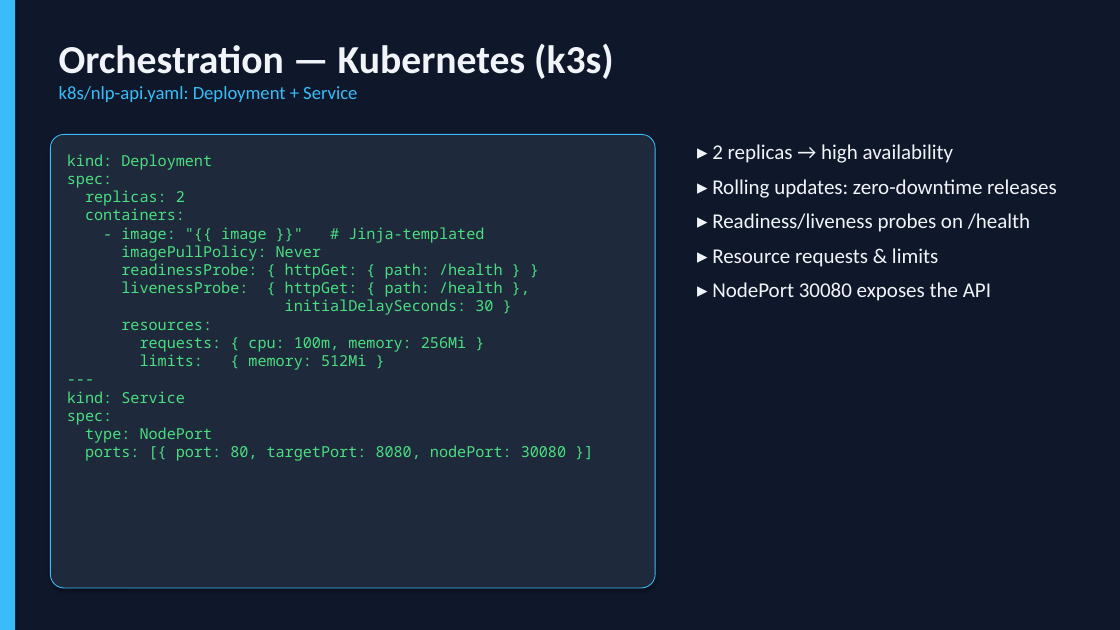
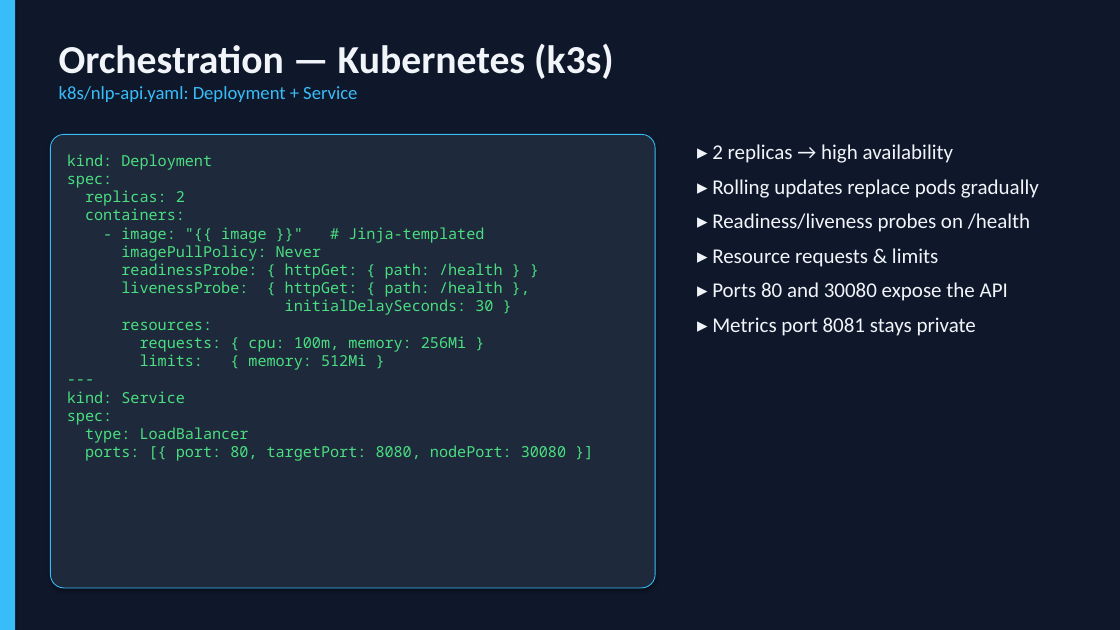
Before and after one commit to chaitanyasai9666/Devops-project, a slide deck: slide 11 of NLP_API_DevOps_Presentation.pptx (slide 10 before the commit). Drawn at 1120x630 pixels with LibreOffice and Linux fonts; fonts in the diff are those of the drawing. Boxes give left, top, right and bottom in pixels: in the first picture for what was removed or moved away, otherwise in the second. Text is boxed around its words. In the diff, an @@ line names an element or a change of style, - is before the commit and + after.

```diff
--- a/NLP_API_DevOps_Presentation.pptx
+++ b/NLP_API_DevOps_Presentation.pptx
@@ text at (712, 179, 1039, 198): text changed @@
-▸ Rolling updates: zero-downtime releases
+▸ Rolling updates replace pods gradually
@@ text at (712, 282, 1008, 336): text changed @@
-▸ NodePort 30080 exposes the API
+▸ Ports 80 and 30080 expose the API
+▸ Metrics port 8081 stays private
@@ text in rounded rectangle at (85, 427, 249, 443): text changed @@
-type: NodePort
+type: LoadBalancer
```
Also in this commit, not shown: 12 other slides changed, 3 slides added.
